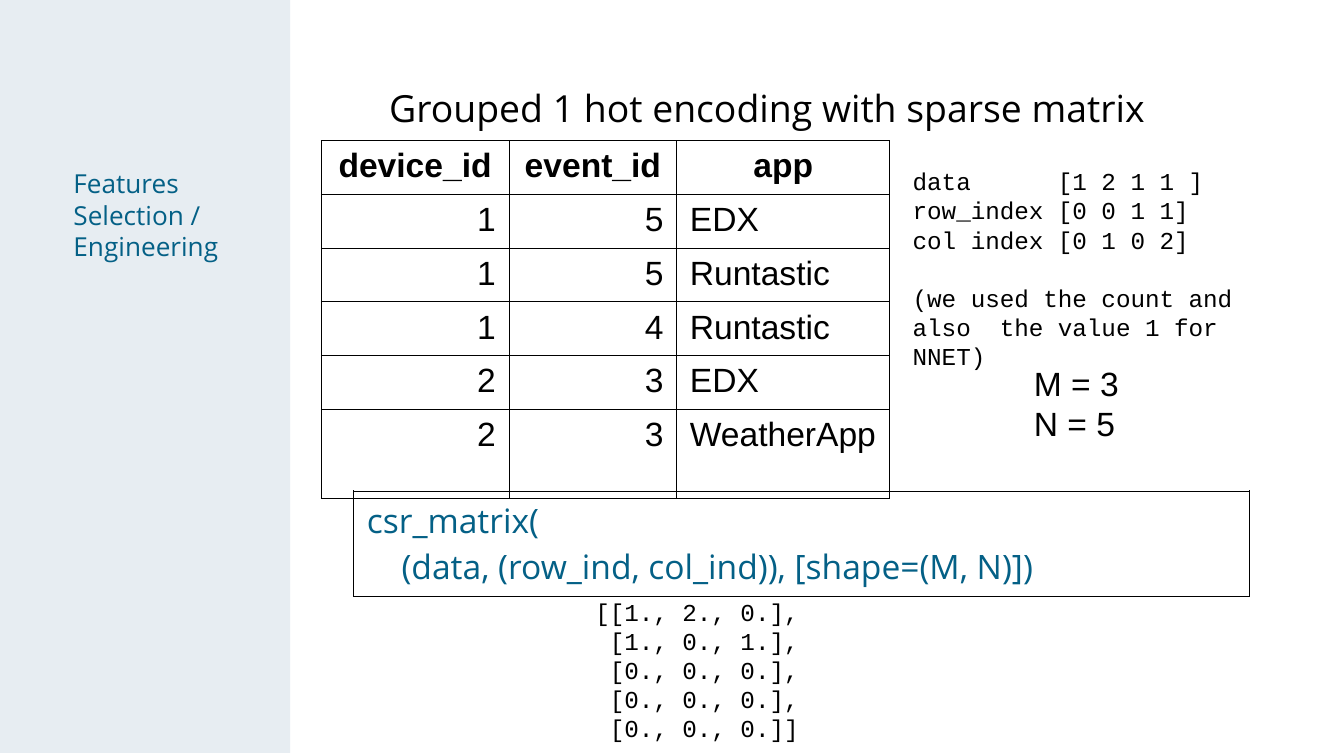
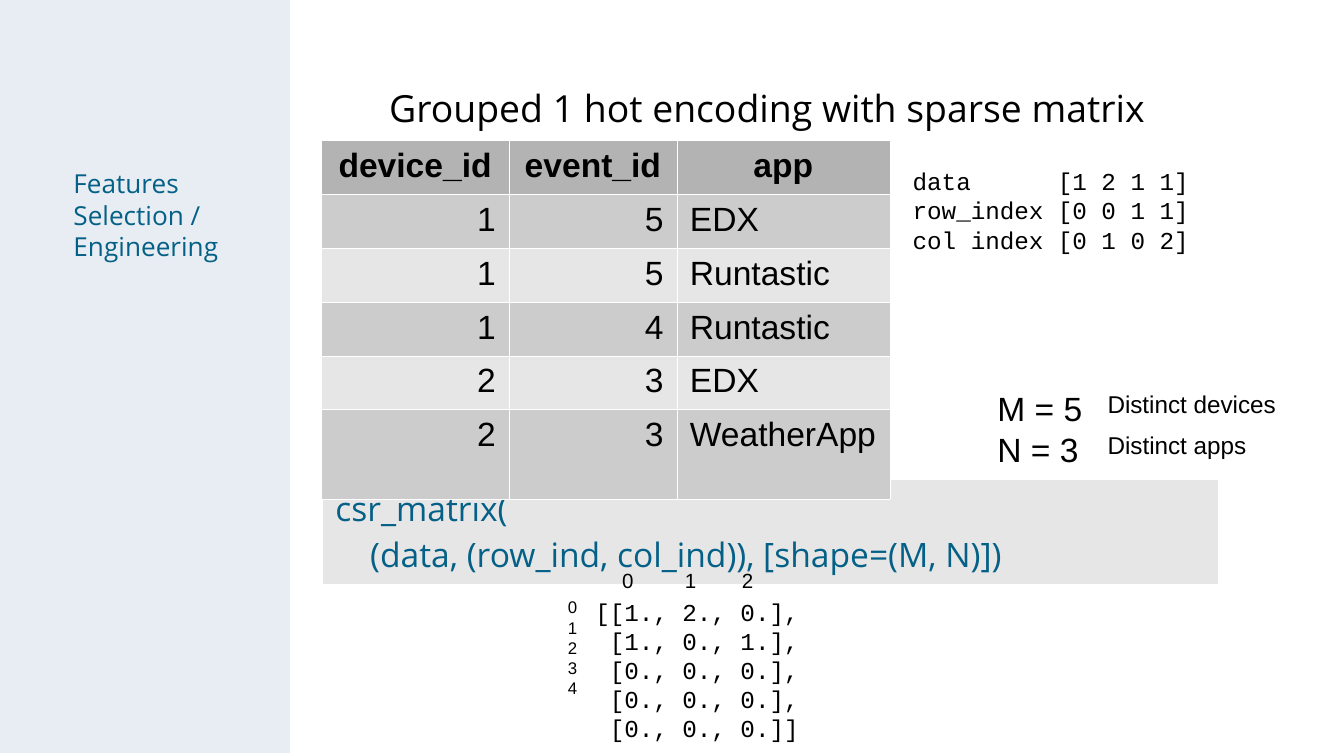
Before and after one commit to chechir/talking_data, a slide deck: slide 8 of brussels/deck_overview_detail.odp. Drawn at 1344x756 pixels with LibreOffice and Linux fonts; fonts in the diff are those of the drawing. Boxes give left, top, right and bottom in pixels: in the first picture for what was removed or moved away, otherwise in the second. Text is boxed around its words. In the diff, an @@ line names an element or a change of style, - is before the commit and + after.

```diff
--- a/brussels/deck_overview_detail.odp
+++ b/brussels/deck_overview_detail.odp
@@ table at (321, 141, 891, 488) @@
@@ fill none to #B3B3B3 in row 1 @@
@@ fill none to #CCCCCC in 9 cells @@
@@ fill none to #E6E6E6 in 6 cells @@
@@ borders changed @@
@@ text at (913, 173, 1189, 195): spaces changed @@
-data [1 2 1 1 ]
+data [1 2 1 1]
@@ text at (913, 289, 1233, 370): paragraph removed @@
-(we used the count and also the value 1 for NNET)
@@ text at (997, 398, 1083, 463): text changed @@
-M = 3
-N = 5
+M = 5
+N = 3
@@ text added at (1108, 395, 1276, 414), 13 pt, text #000000 @@
+Distinct devices
@@ text added at (1108, 436, 1247, 459), 13 pt, text #000000 @@
+Distinct apps
@@ table at (323, 478, 1219, 580) @@
@@ fill none to #E6E6E6 in row 1, column 1 @@
@@ borders changed @@
@@ table: place and size @@
-table at (353, 491, 1250, 591)
+table at (323, 478, 1219, 580)
@@ text added at (622, 571, 753, 588), 11 pt, text #000000 @@
+0 1 2
@@ text added at (568, 601, 577, 694), 9 pt, text #000000 @@
+0
+1
+2
+3
+4
```
Also in this commit, not shown: 5 other slides changed.
